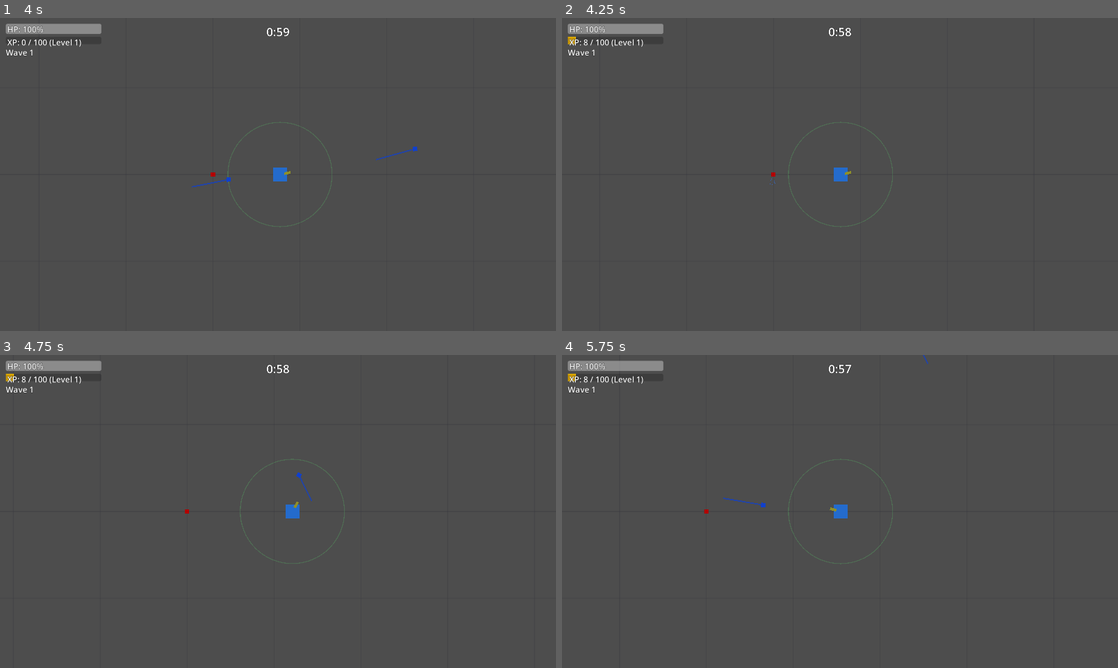
Above: before the commit, frames 1-4 (two rows, left to right).
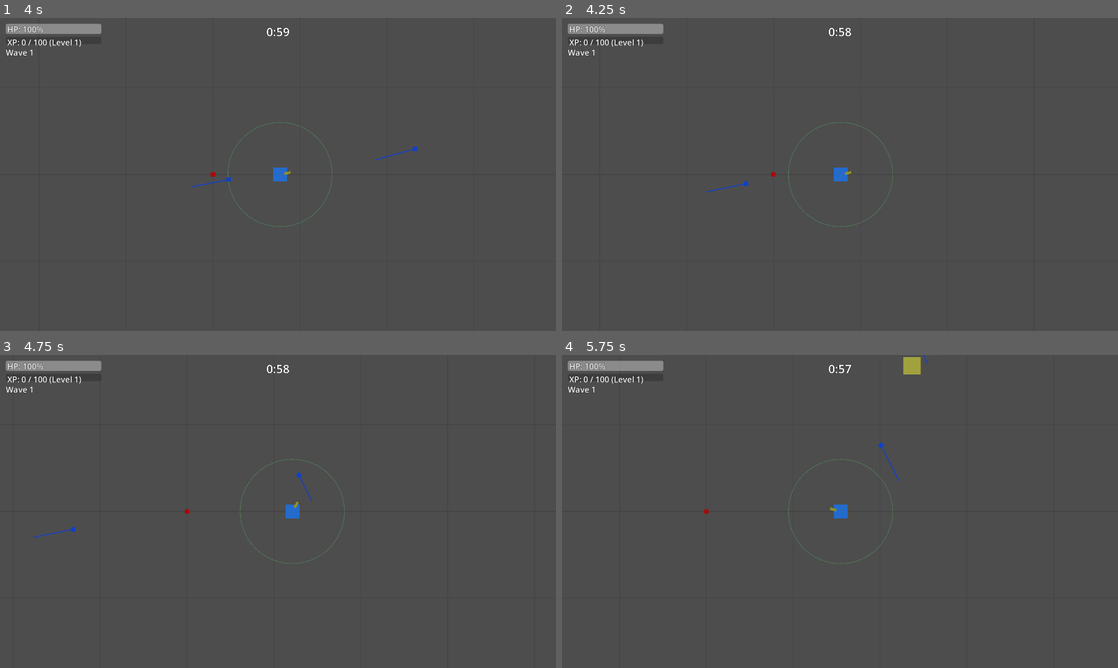
Above: after the commit, the same moments.

Repository: alanjayspector/scrap-survivor-godot
Game: Godot game, scene res://scenes/hub/scrapyard.tscn
The game is run twice, just before and just after one commit, with the same random seed, the same clock (stepped at 60 frames per second) and the same inputs. Sound files missing from this copy of the repository are replaced by a short silence.
Inputs (mouse positions are in pixels of both pictures, inside the frame that each line leads up to):
- Up to frame 1 (4 s): click "Start Adventure" at 0.5 s; click (278, 83) at 1.27 s; type "Alex" at 1.35 s; click "Create Survivor" at 2 s; tap Enter at 2.75 s; move the mouse to (400, 158) at 2.77 s; hold D (move_right) 2.78-3.5 s; hold Shift 2.78-3.5 s; click (400, 158) at 2.92 s; tap Space at 3.5 s; drag from (166, 190) to (350, 158) at 3.52 s
- Up to frame 2 (4.25 s): no input
- Up to frame 3 (4.75 s): move the mouse to (333, 442) at 4.27 s; hold D (move_right) from 4.28 s (still down); tap Ctrl at 4.35 s
- Up to frame 4 (5.75 s): release D (move_right) at 5 s; drag from (812, 574) to (673, 464) at 5.02 s

Frame 1 is identical in both runs. In frame 2, less than 0.1% of the frame differs, in the area x 1-39%, y 6-56%; in frame 3, less than 0.1%; in frame 4, 0.3%, in the area x 1-65%, y 0-49%.

Commit message:
fix(phase4): resolve player teleport caused by enemy spawn collision overlap
Session 4 Part 2 - The REAL "Camera Jump" Fix:

Root Cause: Enemy added to scene tree at (0,0) before position set, causing:
- Multi-frame collision overlap with player at spawn
- Physics engine collision recovery pushes player 20-40px per frame
- Over 10-20 frames (during enemy.setup() audio loading), player pushed 300-600 pixels
- Camera correctly follows player, appearing as "camera jump"

The Fix:
- Reordered enemy spawn sequence in wave_manager.gd
- Set enemy.global_position BEFORE add_child() instead of after
- Prevents collision overlap at (0,0)
- Player stays at spawn when not providing input

Evidence:
- User observation: "I think teleport happened when enemy spawned" (100% accurate!)
- QA screenshot showed player 3 grid squares (~600px) from red spawn marker
- Log analysis confirmed multi-frame gap between add_child() and position assignment

Additional Changes:
- Re-enabled player movement/collision diagnostic logging for validation
- Logs now show position changes and collision events in real-time

Test Results: 597/621 passing (no regressions)

Timeline of Discovery:
- Sessions 1-3: Misdiagnosed as camera offset issue
- Session 4 Part 1: Fixed screen shake (good change, wrong root cause)
- Session 4 Part 2: Visual spawn marker revealed PLAYER moved, not camera
- Root cause: Godot scene tree anti-pattern (set properties before adding to tree)

🤖 Generated with [Claude Code](https://claude.com/claude-code)

Co-Authored-By: Claude <noreply@anthropic.com>

Diff:
--- a/scripts/entities/player.gd
+++ b/scripts/entities/player.gd
@@ -258,34 +258,42 @@
 	var position_after = global_position
 
 	# DIAGNOSTIC: Check for unexpected collisions
-	# DISABLED: Reduce log size
-	# if get_slide_collision_count() > 0:
-	# 	print("[Player] ⚠️ COLLISION DETECTED! Count: ", get_slide_collision_count())
-	# 	print("[Player]   At position: ", global_position.snapped(Vector2.ONE))
-	# 	for i in range(get_slide_collision_count()):
-	# 		var collision = get_slide_collision(i)
-	# 		print(
-	# 			"[Player]   Collision ",
-	# 			i,
-	# 			": collider=",
-	# 			collision.get_collider(),
-	# 			" | normal=",
-	# 			collision.get_normal().snapped(Vector2(0.01, 0.01))
-	# 		)
+	# TEMPORARY: Re-enabled for teleport bug investigation (2025-11-18)
+	if get_slide_collision_count() > 0:
+		print(
+			"[Player:Collision] Count: ",
+			get_slide_collision_count(),
+			" at ",
+			global_position.snapped(Vector2.ONE)
+		)
+		for i in range(get_slide_collision_count()):
+			var collision = get_slide_collision(i)
+			print(
+				"[Player:Collision]   #",
+				i,
+				": ",
+				collision.get_collider(),
+				" | normal=",
+				collision.get_normal().snapped(Vector2(0.01, 0.01)),
+				" | depth=",
+				collision.get_depth()
+			)
 
 	# DIAGNOSTIC: Log movement (only significant movement to reduce spam)
-	# DISABLED: Reduce log size
-	# if position_before.distance_to(position_after) > 1.0:
-	# 	print(
-	# 		"[Player] Moved: from ",
-	# 		position_before.snapped(Vector2.ONE),
-	# 		" to ",
-	# 		position_after.snapped(Vector2.ONE),
-	# 		" | velocity: ",
-	# 		velocity.snapped(Vector2.ONE),
-	# 		" | input: ",
-	# 		input_direction.snapped(Vector2(0.01, 0.01))
-	# 	)
+	# TEMPORARY: Re-enabled for teleport bug investigation (2025-11-18)
+	if position_before.distance_to(position_after) > 1.0:
+		print(
+			"[Player:Move] from ",
+			position_before.snapped(Vector2.ONE),
+			" to ",
+			position_after.snapped(Vector2.ONE),
+			" | Δ=",
+			(position_after - position_before).snapped(Vector2.ONE),
+			" | vel=",
+			velocity.snapped(Vector2.ONE),
+			" | input=",
+			input_direction.snapped(Vector2(0.01, 0.01))
+		)
 
 	# Mouse aiming (rotate weapon pivot for visual feedback)
 	if weapon_pivot:
--- a/scripts/systems/wave_manager.gd
+++ b/scripts/systems/wave_manager.gd
@@ -322,7 +322,19 @@
 		var enemy_id = "enemy_%d_%d_%d" % [current_wave, randi(), i]
 		print("[WaveManager] Enemy ID: ", enemy_id)
 
-		# Add to scene FIRST (data.tree must be initialized before setup - Week 14 Phase 1.7 bugfix)
+		# CRITICAL FIX (2025-11-18): Set position BEFORE adding to tree
+		# Prevents collision overlap at (0,0) with player, which causes physics pushout "teleport"
+		# Random spawn position (off-screen)
+		var spawn_pos = _get_random_spawn_position()
+
+		# For swarm spawns, add slight position variation
+		if spawn_count > 1:
+			spawn_pos += Vector2(rng.randf_range(-50, 50), rng.randf_range(-50, 50))
+
+		enemy.global_position = spawn_pos
+		print("[WaveManager] Enemy positioned at: ", spawn_pos, " (before adding to tree)")
+
+		# Add to scene (node must be in tree before setup for audio - Week 14 Phase 1.7 bugfix)
 		print("[WaveManager] Adding enemy to spawn_container: ", spawn_container)
 		spawn_container.add_child(enemy)
 		print("[WaveManager] Enemy added to scene")
@@ -336,16 +348,6 @@
 		enemy.died.connect(_on_enemy_died)
 		enemy.damaged.connect(_on_enemy_damaged)
 		print("[WaveManager] Death and damage signals connected")
-
-		# Random spawn position (off-screen)
-		var spawn_pos = _get_random_spawn_position()
-
-		# For swarm spawns, add slight position variation
-		if spawn_count > 1:
-			spawn_pos += Vector2(rng.randf_range(-50, 50), rng.randf_range(-50, 50))
-
-		enemy.global_position = spawn_pos
-		print("[WaveManager] Enemy positioned at: ", spawn_pos)
 
 		# Track in living_enemies for wave completion detection
 		living_enemies[enemy_id] = enemy
Not shown, changed: test_results.txt
Not shown, changed: test_results.xml
Not shown, changed: docs/migration/WEEK15-PHASE4-SESSION-SUMMARY.md
